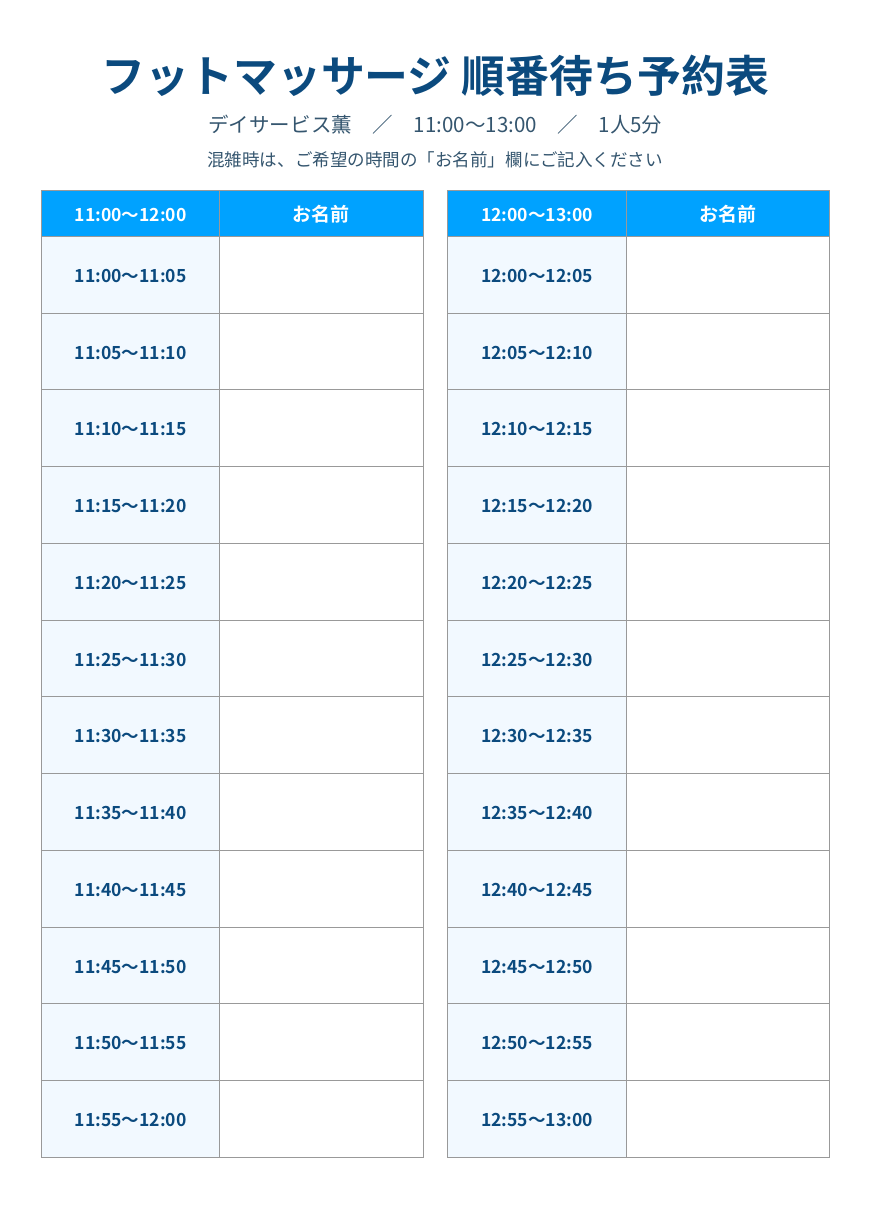
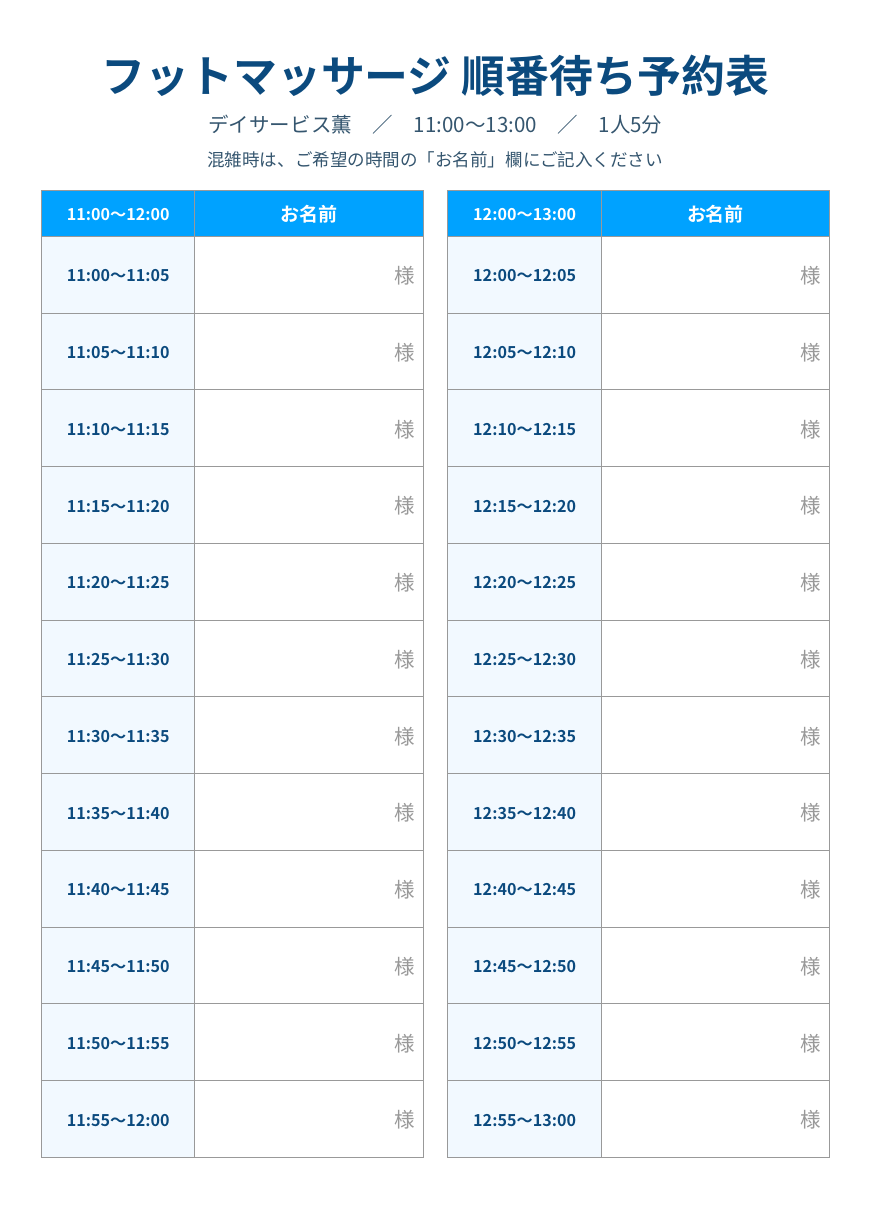
Before and after one commit to goldenglow1991-bot/goldenglow1991-bot.github.io, a slide deck: slide 1 of pop/yoyaku.pptx. Drawn at 871x1232 pixels with LibreOffice and Linux fonts; fonts in the diff are those of the drawing. Boxes give left, top, right and bottom in pixels: in the first picture for what was removed or moved away, otherwise in the second. Text is boxed around its words. In the diff, an @@ line names an element or a change of style, - is before the commit and + after.

```diff
--- a/pop/yoyaku.pptx
+++ b/pop/yoyaku.pptx
@@ table at (x1=41, y1=191, x2=423, y2=1156) @@
-row 2, column 2: 
+row 2, column 2: 様
-row 3, column 2: 
+row 3, column 2: 様
-row 4, column 2: 
+row 4, column 2: 様
-row 5, column 2: 
+row 5, column 2: 様
-row 6, column 2: 
+row 6, column 2: 様
-row 7, column 2: 
+row 7, column 2: 様
-row 8, column 2: 
+row 8, column 2: 様
-row 9, column 2: 
+row 9, column 2: 様
-row 10, column 2: 
+row 10, column 2: 様
-row 11, column 2: 
+row 11, column 2: 様
-row 12, column 2: 
+row 12, column 2: 様
-row 13, column 2: 
+row 13, column 2: 様
@@ size 12 to 11 pt @@
@@ table at (x1=448, y1=191, x2=830, y2=1156) @@
-row 2, column 2: 
+row 2, column 2: 様
-row 3, column 2: 
+row 3, column 2: 様
-row 4, column 2: 
+row 4, column 2: 様
-row 5, column 2: 
+row 5, column 2: 様
-row 6, column 2: 
+row 6, column 2: 様
-row 7, column 2: 
+row 7, column 2: 様
-row 8, column 2: 
+row 8, column 2: 様
-row 9, column 2: 
+row 9, column 2: 様
-row 10, column 2: 
+row 10, column 2: 様
-row 11, column 2: 
+row 11, column 2: 様
-row 12, column 2: 
+row 12, column 2: 様
-row 13, column 2: 
+row 13, column 2: 様
@@ size 12 to 11 pt @@
```
